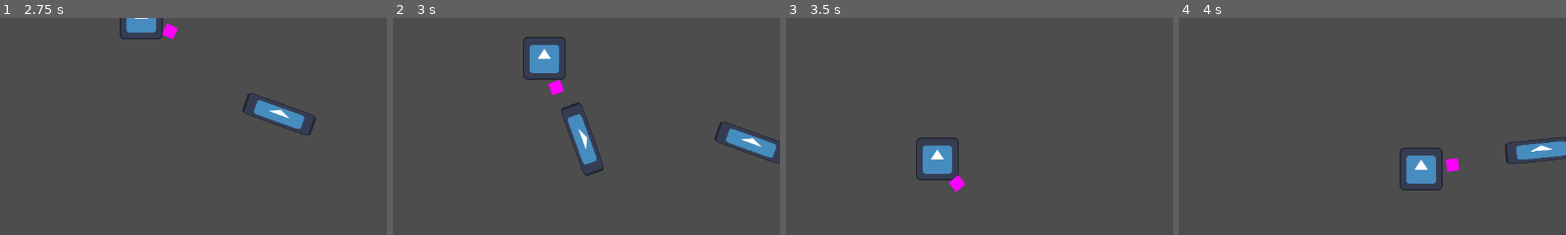
Above: before the commit, frames 1-4 (left to right).
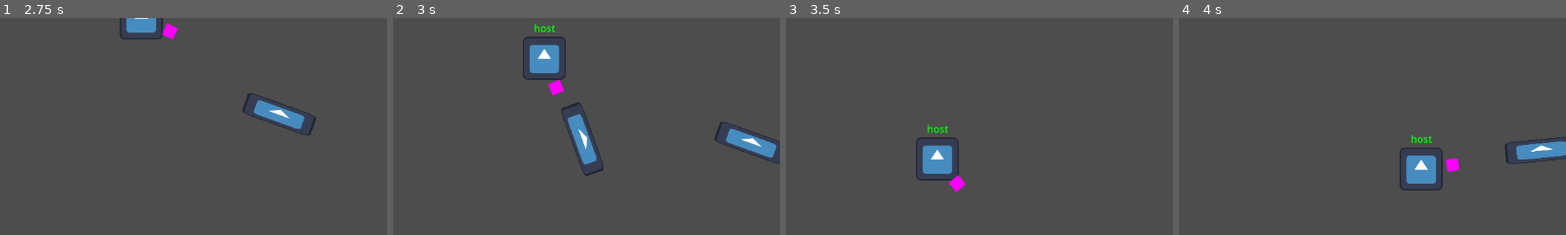
Above: after the commit, the same moments.

Repository: Pkepowicz/Infinite-Onslaught
Game: Godot game, scene res://assets/scenes/world.tscn
Same seed, same stepped clock (60 frames per second), same inputs: the game is played once before the commit and once after it. The engine's default icon, where the game draws it, is replaced by a stand-in: a white triangle on a blue panel in a dark square.
Inputs (mouse positions are % of the whole screen's width and height, from its top left):
- Up to frame 1 (2.75 s): click (50, 56) at 0.52 s; type "Alex" at 0.6 s; click (50, 64) at 0.75 s; type "12" at 0.83 s; click "Host" at 1.25 s; move the mouse to (72, 45) at 2.02 s; hold Right (ui_right) from 2.03 s (still down); click (72, 45) at 2.1 s
- Up to frame 2 (3 s): move the mouse to (30, 55) at 2.77 s; release Right (ui_right) at 2.78 s; hold Down (ui_down) from 2.78 s (still down); click (30, 55) at 2.85 s
- Up to frame 3 (3.5 s): keep holding Down (ui_down)
- Up to frame 4 (4 s): move the mouse to (60, 28) at 3.52 s; release Down (ui_down) at 3.53 s; hold Right (ui_right) from 3.53 s (still down); click (60, 28) at 3.6 s
The pictures show only the part of the screen within x 0-50%, y 0-50%; the shares and areas given below are measured in that part.

Frame 1 is identical in both runs. In frame 2, 0.1% of the frame differs, in the area x 36-42%, y 2-7%; in frame 3, 0.1%; in frame 4, 0.1%.

Commit message:
host change

Diff:
--- a/assets/scenes/world.gd
+++ b/assets/scenes/world.gd
@@ -99,3 +99,4 @@
 		"username" = "host"
 	}
 	add_player(multiplayer.get_unique_id())
+	update_player_labels()
